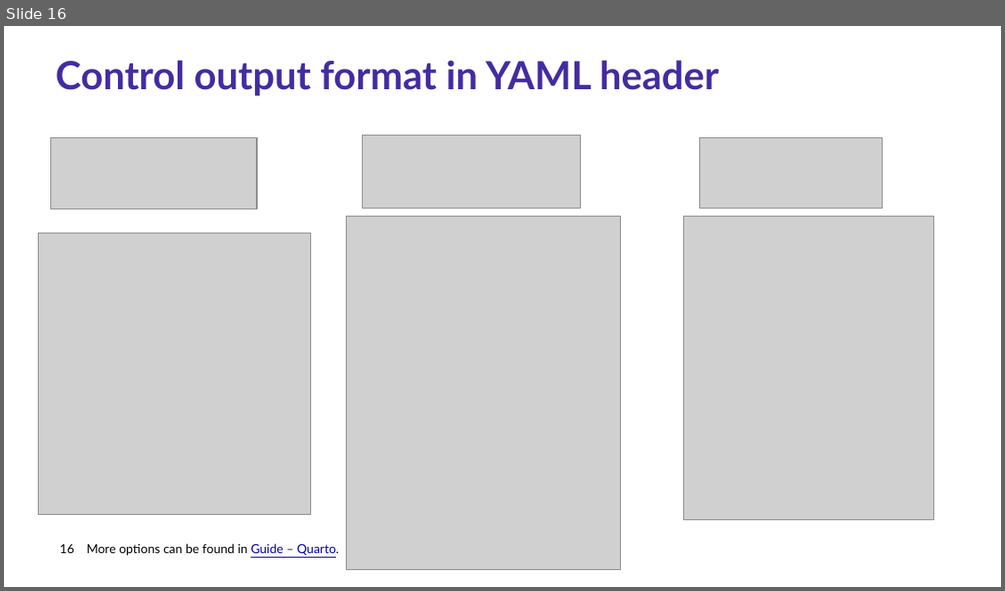
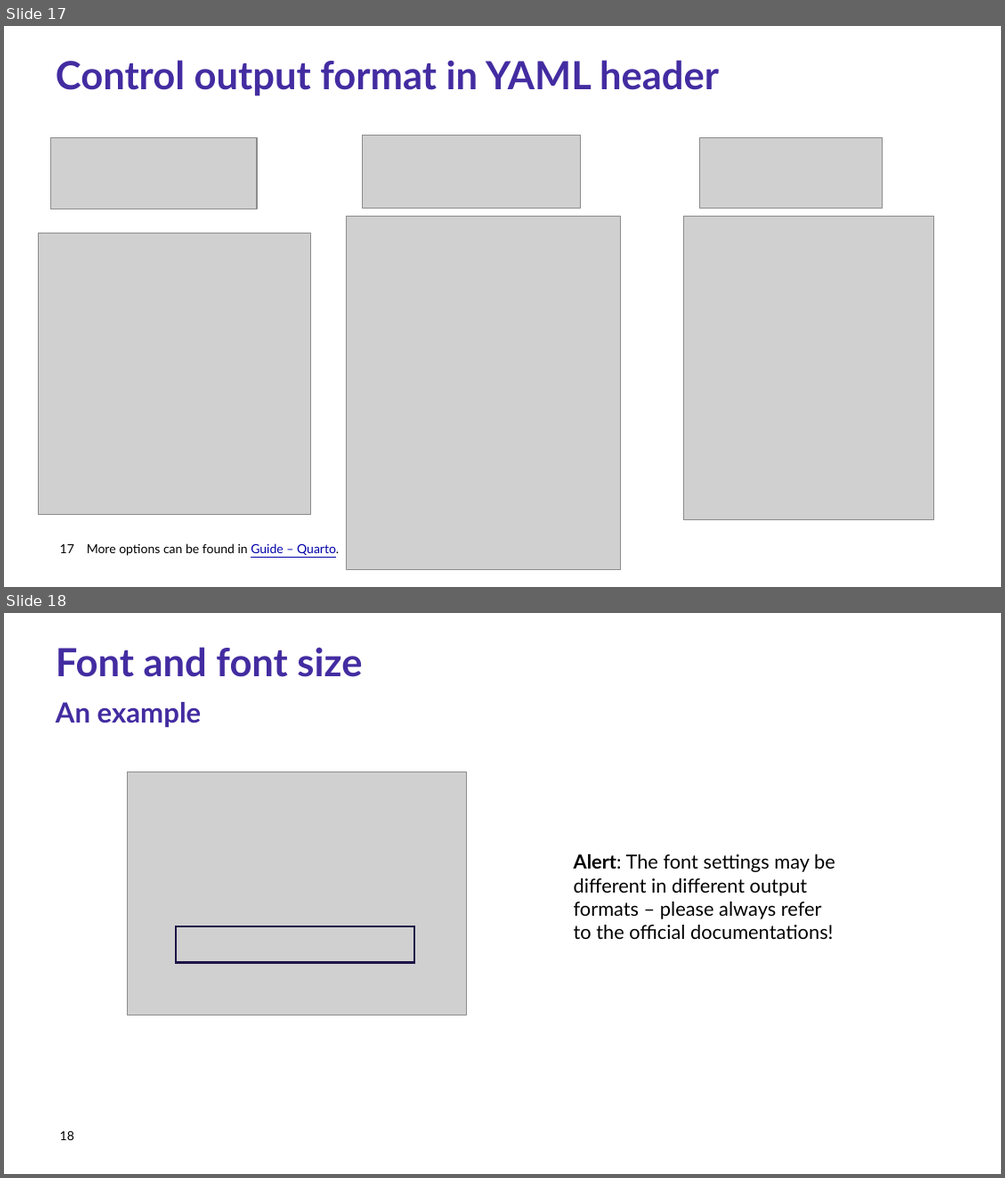
Before and after one commit to Research-IT-Swiss-TPH/quarto-workshop-2026, a slide deck: slides/lecture.pptx. Shown one above the other, each under a label of ours: slide 16 before the commit, slides 17 and 18 after it. The pictures are 1005x591 and 1005x1178 pixels, drawn with LibreOffice and Linux fonts; fonts in the diff are those of the drawing; grey boxes stand for pictures; background and template pictures are left out. Boxes give left, top, right and bottom in pixels: in the first picture for what was removed or moved away, otherwise in the second. Text is boxed around its words. In the diff, an @@ line names an element or a change of style, - is before the commit and + after.

```diff
--- a/slides/lecture.pptx
+++ b/slides/lecture.pptx
@@ slide 18 added at box(4, 613, 1001, 1174), background #FFFFFF @@
@@ title added at box(56, 647, 362, 677), 28 pt, text #432CA1, bold @@
+Font and font size
@@ text added at box(56, 702, 202, 728), 20 pt, text #432CA1, bold @@
+An example
@@ picture added at box(128, 772, 467, 1014) @@
@@ text added at box(574, 853, 835, 939), 14 pt, text #000000 @@
+Alert: The font settings may be different in different output formats – please always refer to the official documentations!
@@ rectangle added at box(177, 926, 414, 962), outline #1D1347 1.5 pt @@
@@ page number added at box(60, 1131, 74, 1140), 9 pt, text #000000 @@
+18
@@ what was slide 16 is now slide 17 @@
@@ page number at box(60, 544, 74, 553): text changed @@
-16
+17
```
Also in this commit, not shown: 3 slides changed, 4 other slides added.
